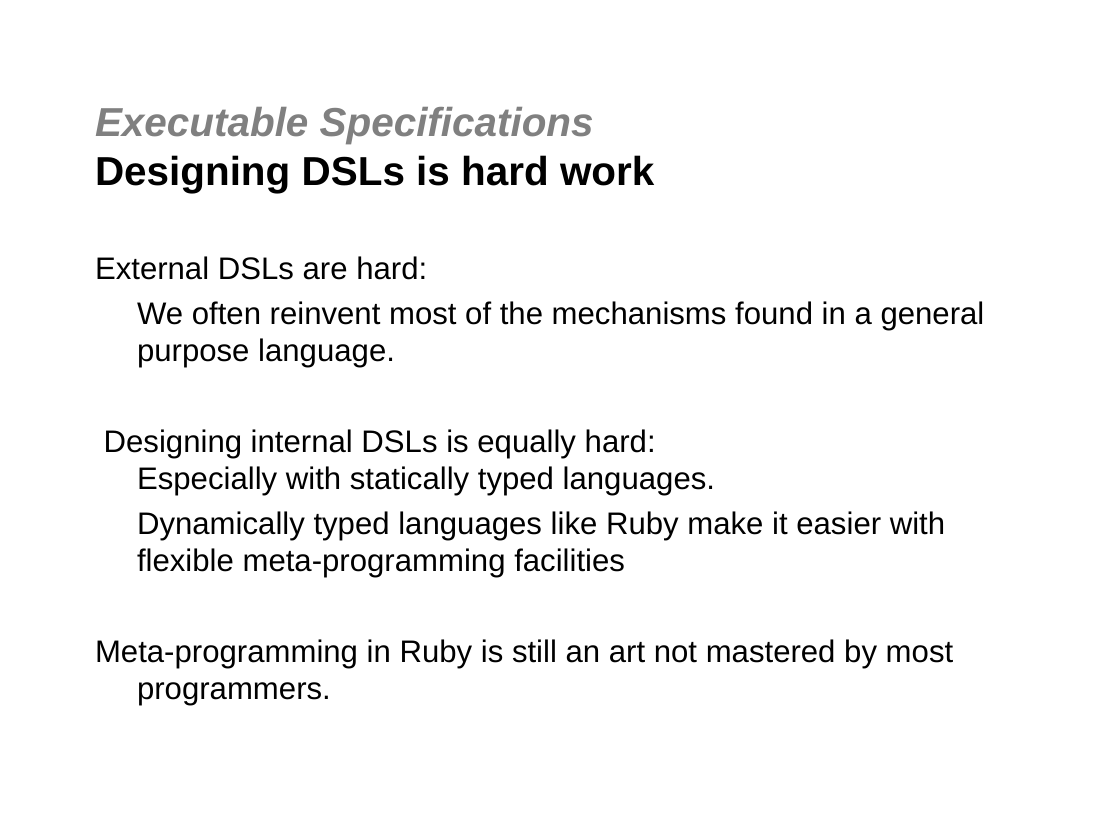
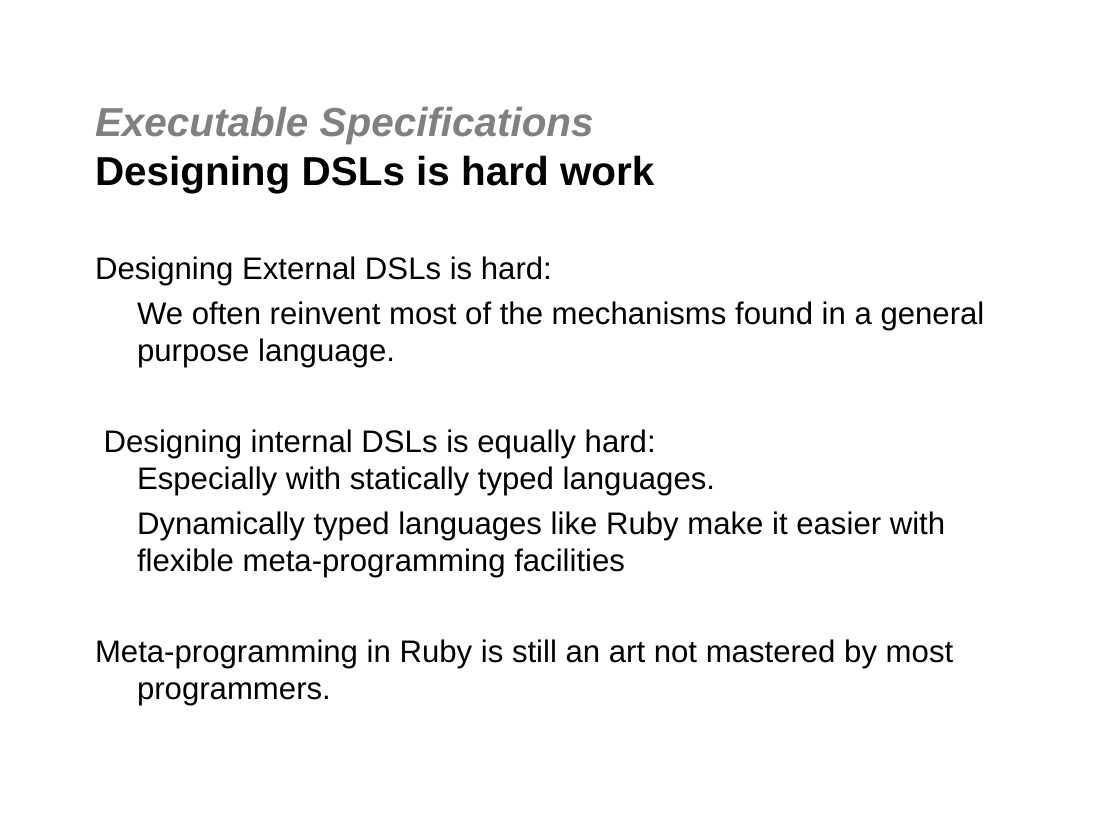
Before and after one commit to jgoodsen/agile2010, a slide deck: slide 11 of 02-bdd-dsl.ppt (slide 7 before the commit). Drawn at 1120x840 pixels with LibreOffice and Linux fonts; fonts in the diff are those of the drawing; background and template pictures are left out. Boxes give left, top, right and bottom in pixels: in the first picture for what was removed or moved away, otherwise in the second. Text is boxed around its words. In the diff, an @@ line names an element or a change of style, - is before the commit and + after.

```diff
--- a/02-bdd-dsl.ppt
+++ b/02-bdd-dsl.ppt
@@ text at box(95, 256, 552, 285): text changed @@
-External DSLs are hard:
+Designing External DSLs is hard:
```
Also in this commit, not shown: 4 other slides changed, 1 slide added, 10 other files.
